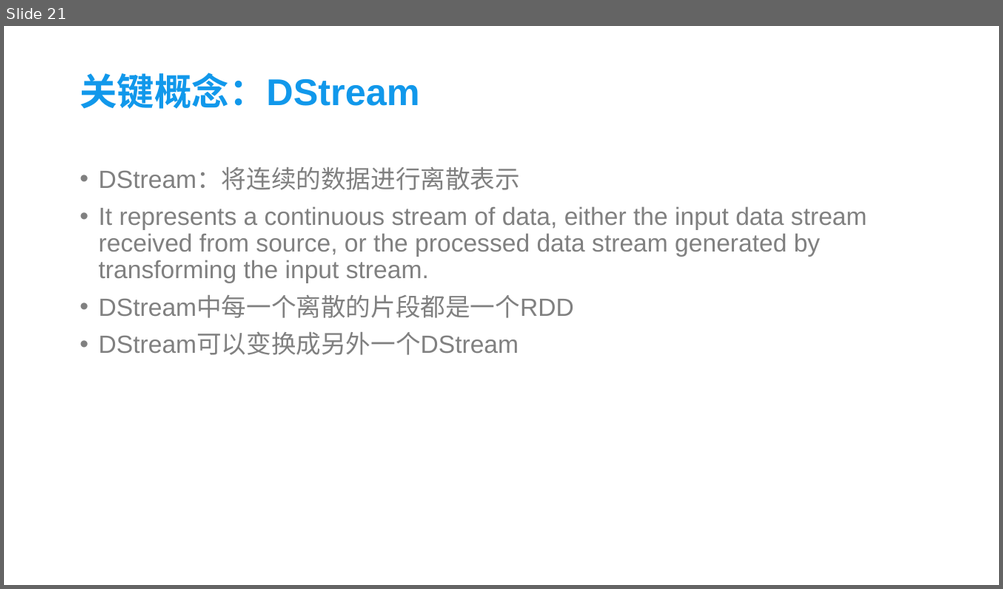
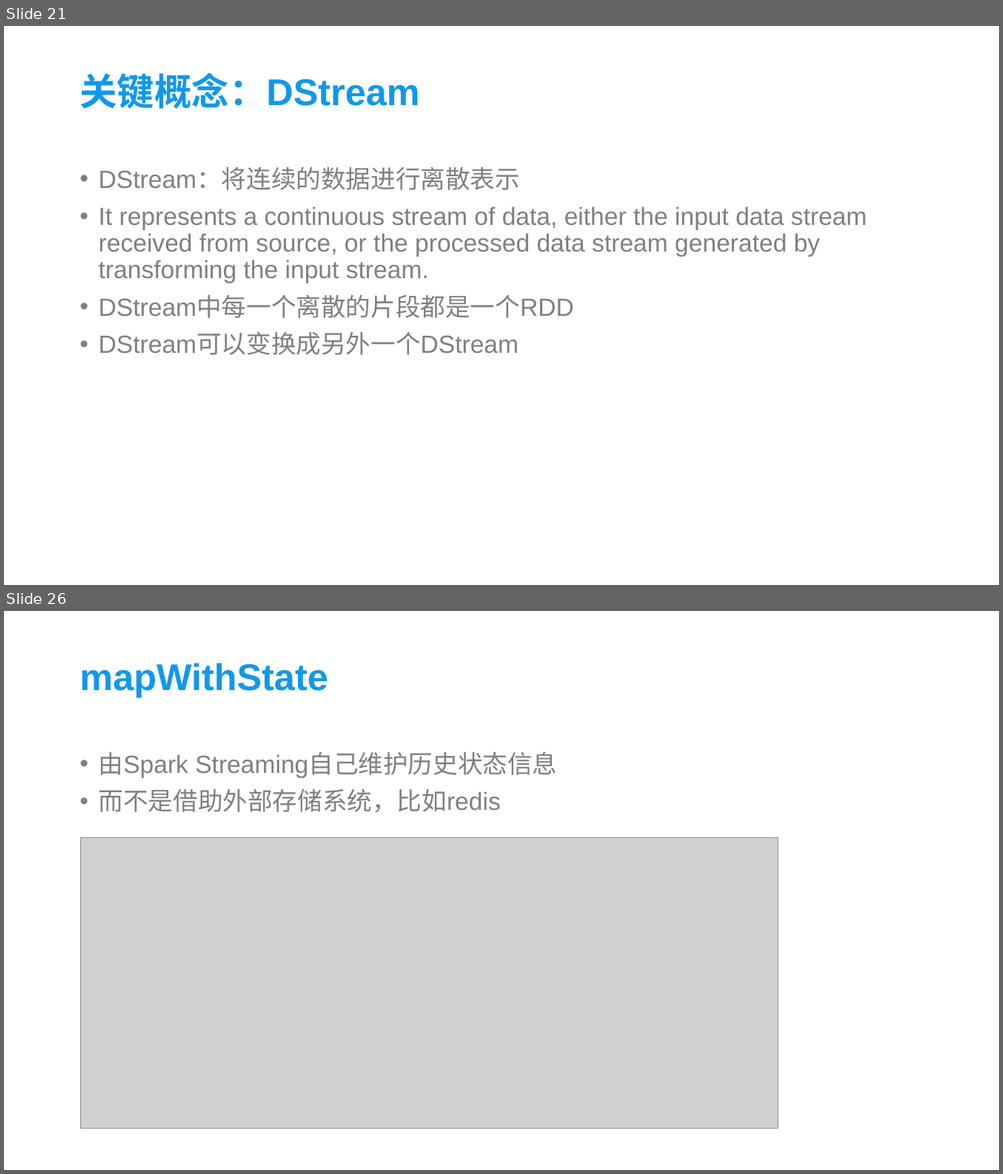
Before and after one commit to xrw560/knowledge-store, a slide deck: cusppt/spark.pptx. Shown one above the other, each under a label of ours: slide 21 before the commit, slides 21 and 26 after it; the slides between them are not shown. The pictures are 1003x589 and 1003x1174 pixels, drawn with LibreOffice and Linux fonts; fonts in the diff are those of the drawing; grey boxes stand for pictures; background and template pictures are left out. Boxes give left, top, right and bottom in pixels: in the first picture for what was removed or moved away, otherwise in the second. Text is boxed around its words. In the diff, an @@ line names an element or a change of style, - is before the commit and + after.

```diff
--- a/cusppt/spark.pptx
+++ b/cusppt/spark.pptx
@@ slide 26 added at box(4, 611, 999, 1170), background picture (left out) @@
@@ title added at box(79, 663, 327, 697), 36 pt, text #1198EB, bold @@
+mapWithState
@@ text added at box(99, 752, 557, 813), 24 pt, text #808080 @@
+• 由Spark Streaming自己维护历史状态信息
+• 而不是借助外部存储系统，比如redis
@@ picture added at box(81, 838, 779, 1129) @@
```
Also in this commit, not shown: 1 slide changed, 7 other slides added, 2 other files.
